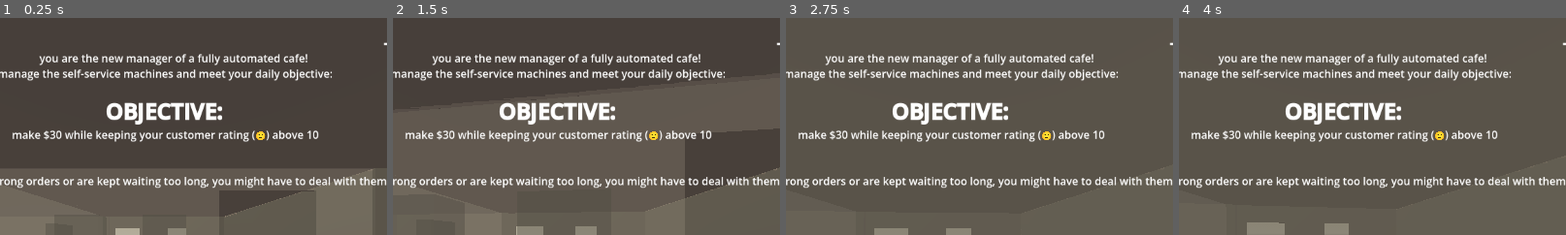
Above: before the commit, frames 1-4 (left to right).
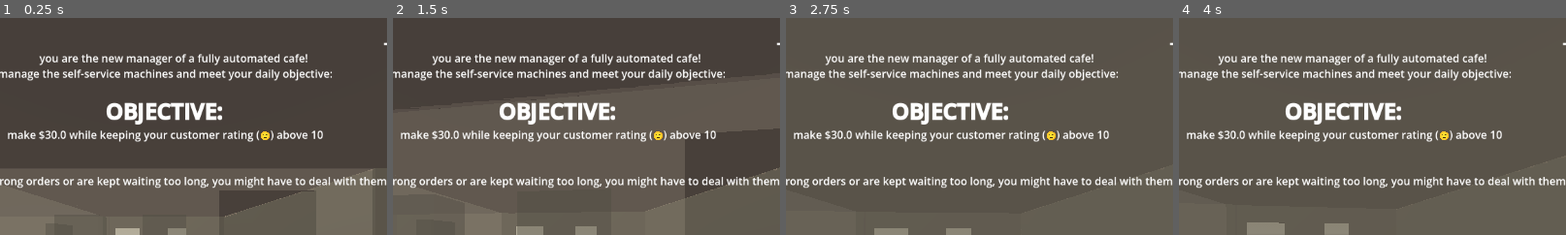
Above: after the commit, the same moments.

Repository: Sunday-Studio-Team/cafe
Game: Godot game, scene res://main.tscn
The game is run twice, just before and just after one commit, with the same random seed, the same clock (stepped at 60 frames per second) and the same inputs.
Inputs (mouse positions are % of the whole screen's width and height, from its top left):
- Up to frame 1 (0.25 s): no input
- Up to frame 2 (1.5 s): tap Enter at 0.5 s; move the mouse to (55, 50) at 0.52 s; hold E (interact) 0.53-1.28 s; hold W (move_forward) from 0.53 s (still down); move the mouse to (45, 50) at 1.27 s; tap I at 1.35 s
- Up to frame 3 (2.75 s): keep holding W (move_forward); move the mouse to (52, 48) at 2.02 s; hold E (interact) from 2.03 s (still down)
- Up to frame 4 (4 s): keep holding W (move_forward); tap Space at 2.75 s; move the mouse to (49, 52) at 2.77 s; release E (interact) at 2.78 s; tap I at 2.85 s; tap Enter at 3.5 s; move the mouse to (57, 51) at 3.52 s; hold E (interact) from 3.53 s (still down)
The pictures show only the part of the screen within x 29-79%, y 0-50%; the shares and areas given below are measured in that part.

The runs differ from the first frame. In frame 1, 2.2% of the frame differs, in the area x 2-84%, y 51-58%; in frame 2, 2.2%; in frame 3, 2.2%; in frame 4, 2.2%.

Commit message:
give different drinks different prices

Diff:
--- a/godot/drink.gd
+++ b/godot/drink.gd
@@ -7,6 +7,7 @@
 enum Extra { NONE, WRONG, SUGAR, ICE }
 
 @export var name: String
+@export var price: float = 3.00
 @export var main_ingredient: MainIngredient
 @export var liquid: Liquid
 @export var extra: Extra
--- a/godot/drinks/black_coffee.tres
+++ b/godot/drinks/black_coffee.tres
@@ -5,6 +5,7 @@
 [resource]
 script = ExtResource("1_rp4e0")
 name = "black coffee"
+price = 2.5
 main_ingredient = 2
 liquid = 2
 metadata/_custom_type_script = "uid://bpib3g54m3xm5"
--- a/godot/drinks/black_tea.tres
+++ b/godot/drinks/black_tea.tres
@@ -5,6 +5,7 @@
 [resource]
 script = ExtResource("1_o04t2")
 name = "black tea"
+price = 2.0
 main_ingredient = 3
 liquid = 2
 metadata/_custom_type_script = "uid://bpib3g54m3xm5"
--- a/godot/drinks/chai_latte.tres
+++ b/godot/drinks/chai_latte.tres
@@ -5,6 +5,7 @@
 [resource]
 script = ExtResource("1_aq5e0")
 name = "chai latte"
+price = 4.0
 main_ingredient = 4
 liquid = 3
 metadata/_custom_type_script = "uid://bpib3g54m3xm5"
--- a/godot/drinks/iced_latte.tres
+++ b/godot/drinks/iced_latte.tres
@@ -5,6 +5,7 @@
 [resource]
 script = ExtResource("1_c6yxr")
 name = "iced latte"
+price = 4.5
 main_ingredient = 2
 liquid = 3
 extra = 3
--- a/godot/drinks/latte.tres
+++ b/godot/drinks/latte.tres
@@ -5,6 +5,7 @@
 [resource]
 script = ExtResource("1_fo7p0")
 name = "latte"
+price = 4.5
 main_ingredient = 2
 liquid = 3
 metadata/_custom_type_script = "uid://bpib3g54m3xm5"
--- a/godot/global.gd
+++ b/godot/global.gd
@@ -12,7 +12,7 @@
 var customer_entry_spot: Marker3D
 var customer_leaving_spot: Marker3D
 var drinks: Array[Drink]
-var profit_score: int = 0:
+var profit_score: float = 0:
 	set(score):
 		profit_score = score
 		Events.gained_money.emit()
@@ -23,7 +23,7 @@
 		var increased: bool = new_score > customer_score
 		Events.customer_score_updated.emit(increased)
 		customer_score = new_score
-var goal_profit: int = 30
+var goal_profit: float = 30
 var goal_customer_score: int = 10
 
 
@@ -39,3 +39,7 @@
 			resources.append(ResourceLoader.load(folder_path.path_join(file_name)) as Resource)
 
 	return resources
+
+
+func float_to_price(number: float) -> String:
+	return ("%.2f" % number).trim_suffix(".00")
--- a/godot/machine.gd
+++ b/godot/machine.gd
@@ -93,7 +93,7 @@
 			drink_score -= 1
 
 	score_label.modulate = Color.GREEN
-	score_label.text = "+$3"
+	score_label.text = "+$" + (Global.float_to_price(completed_order.price))
 
 	score_label.show()
 
@@ -131,10 +131,10 @@
 	final_order_indicator.modulate = Color.WHITE
 	final_order_indicator.text = "order approved! \n dispensing drink to customer"
 	waiting_for_response = false
-	completed_order = null
 	Events.order_approved.emit(customer)
 	drink_customer_score_label.hide()
-	Global.profit_score += 3
+	Global.profit_score += completed_order.price
+	completed_order = null
 	await get_tree().create_timer(0.5, false).timeout
 	score_label.hide()
 	drink_customer_score_label.show()
--- a/godot/ui.gd
+++ b/godot/ui.gd
@@ -47,7 +47,10 @@
 
 
 func _physics_process(_delta: float) -> void:
-	profit_label.text = "$ " + str(Global.profit_score) + " (goal: %s)" % Global.goal_profit
+	profit_label.text = (
+		"$ " + Global.float_to_price(Global.profit_score)
+		+ " (goal: %s)" % Global.float_to_price(Global.goal_profit)
+	)
 	customer_happiness_label.text = "🙂 " + str(Global.customer_score) + " (goal: %s)" % Global.goal_customer_score
 	time_left_label.text = "TIME LEFT: " + str(int(game_timer.time_left))
 
